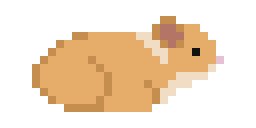
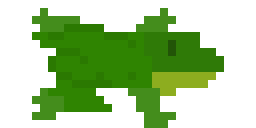
Layer changes from the first (256, 128) image to the second:
showed "frog", painted on it over left=32, top=8, right=224, bottom=128
hid "hamster" over left=32, top=16, right=224, bottom=112
